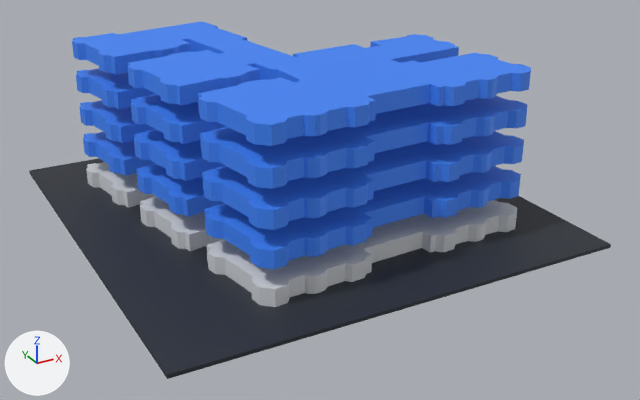
The glTF model web/public/ar/sf-0874003.glb: old version first, new version second.
One viewpoint serves both versions: a camera (50 mm lens) standing at (-0.201, -0.4, 0.209) and looking at (0.017, -0.004, 0.011). Every picture has the same lights, and +X, +Y and +Z are marked at lower left. The first picture is the older version. Where no turn or scale is listed for an object, it has been applied to the vertices.

In view in the first picture: 'B1', 'Floor 1', 'Floor 2', 'Floor 3', 'Floor 4', 'Mesh_2'.
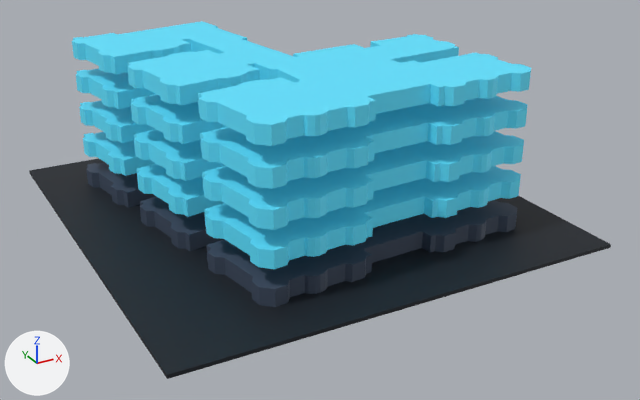
What differs and where, as boxes (x1, y1, x2, y2) in the pictures (640 x 400 px):
'Floor 4', recoloured (blue to cyan): (72, 21, 531, 146) in both
'Floor 3', recoloured (blue to cyan): (76, 68, 528, 189) in both
'Floor 2', recoloured (blue to cyan): (79, 100, 524, 230) in both
'Floor 1', recoloured (blue to cyan): (83, 132, 521, 269) in both
'B1', recoloured (darker): (86, 162, 517, 307) in both

The change, as a diff of the scene's bpy script:
```diff
--- a/web/public/ar/sf-0874003.glb.py
+++ b/web/public/ar/sf-0874003.glb.py
@@ mat_floor_4 @@
+mat_floor_4 = principled_material('Floor 4')
+mat_floor_4.base_color = (0.112, 0.753, 1.0)  # cyan #5ee1ff
+mat_floor_4.metallic = 0.05
+mat_floor_4.roughness = 0.6
+mat_floor_4.emission_color = (0.00478, 0.0423, 0.0595)  # dark cyan #0f3a45
+mat_floor_4.emission_strength = 1.0
@@ mat_floor_3 @@
+mat_floor_3 = principled_material('Floor 3')
+mat_floor_3.base_color = (0.112, 0.753, 1.0)  # cyan #5ee1ff
+mat_floor_3.metallic = 0.05
+mat_floor_3.roughness = 0.6
+mat_floor_3.emission_color = (0.00478, 0.0423, 0.0595)  # dark cyan #0f3a45
+mat_floor_3.emission_strength = 1.0
@@ mat_floor_2 @@
+mat_floor_2 = principled_material('Floor 2')
+mat_floor_2.base_color = (0.112, 0.753, 1.0)  # cyan #5ee1ff
+mat_floor_2.metallic = 0.05
+mat_floor_2.roughness = 0.6
+mat_floor_2.emission_color = (0.00478, 0.0423, 0.0595)  # dark cyan #0f3a45
+mat_floor_2.emission_strength = 1.0
@@ mat_floor_1 @@
+mat_floor_1 = principled_material('Floor 1')
+mat_floor_1.base_color = (0.112, 0.753, 1.0)  # cyan #5ee1ff
+mat_floor_1.metallic = 0.05
+mat_floor_1.roughness = 0.6
+mat_floor_1.emission_color = (0.00478, 0.0423, 0.0595)  # dark cyan #0f3a45
+mat_floor_1.emission_strength = 1.0
@@ mat_b1 @@
+mat_b1 = principled_material('B1')
+mat_b1.base_color = (0.0497, 0.0723, 0.117)  # dark blue #3f4c60
+mat_b1.metallic = 0.05
+mat_b1.roughness = 0.6
@@ me_mesh_0 @@
 me_mesh_0.from_pydata(...)  # 312 vertices, 620 faces; spans x -0.084..0.106, y -0.083..0.116, z 0.0..0.009
-me_mesh_0.materials.append(mat_material_0)  # light grey #d9dce1
+me_mesh_0.materials.append(mat_b1)  # dark blue #3f4c60
@@ me_mesh_1 @@
 me_mesh_1.from_pydata(...)  # 312 vertices, 620 faces; spans x -25.3..31.7, y -24.8..34.9, z 0.0..2.8
-me_mesh_1.materials.append(mat_material_1)  # blue #3b82f6
+me_mesh_1.materials.append(mat_floor_1)  # cyan #5ee1ff
@@ me_mesh_4 @@
+me_mesh_4.from_pydata(...)  # 312 vertices, 620 faces; spans x -25.3..31.7, y -24.8..34.9, z 0.0..2.8
+me_mesh_4.materials.append(mat_floor_4)  # cyan #5ee1ff
@@ me_mesh_3 @@
+me_mesh_3.from_pydata(...)  # 312 vertices, 620 faces; spans x -25.3..31.7, y -24.8..34.9, z 0.0..2.8
+me_mesh_3.materials.append(mat_floor_3)  # cyan #5ee1ff
@@ me_mesh_2_1 @@
+me_mesh_2_1.from_pydata(...)  # 312 vertices, 620 faces; spans x -25.3..31.7, y -24.8..34.9, z 0.0..2.8
+me_mesh_2_1.materials.append(mat_floor_2)  # cyan #5ee1ff
@@ ob_floor_2 @@
-ob_floor_2 = bpy.data.objects.new('Floor 2', me_mesh_1)
+ob_floor_2 = bpy.data.objects.new('Floor 2', me_mesh_2_1)
 ob_floor_2.parent = ob_firesight_400_duboce_ave
@@ ob_floor_3 @@
-ob_floor_3 = bpy.data.objects.new('Floor 3', me_mesh_1)
+ob_floor_3 = bpy.data.objects.new('Floor 3', me_mesh_3)
 ob_floor_3.parent = ob_firesight_400_duboce_ave
@@ ob_floor_4 @@
-ob_floor_4 = bpy.data.objects.new('Floor 4', me_mesh_1)
+ob_floor_4 = bpy.data.objects.new('Floor 4', me_mesh_4)
 ob_floor_4.parent = ob_firesight_400_duboce_ave
```
